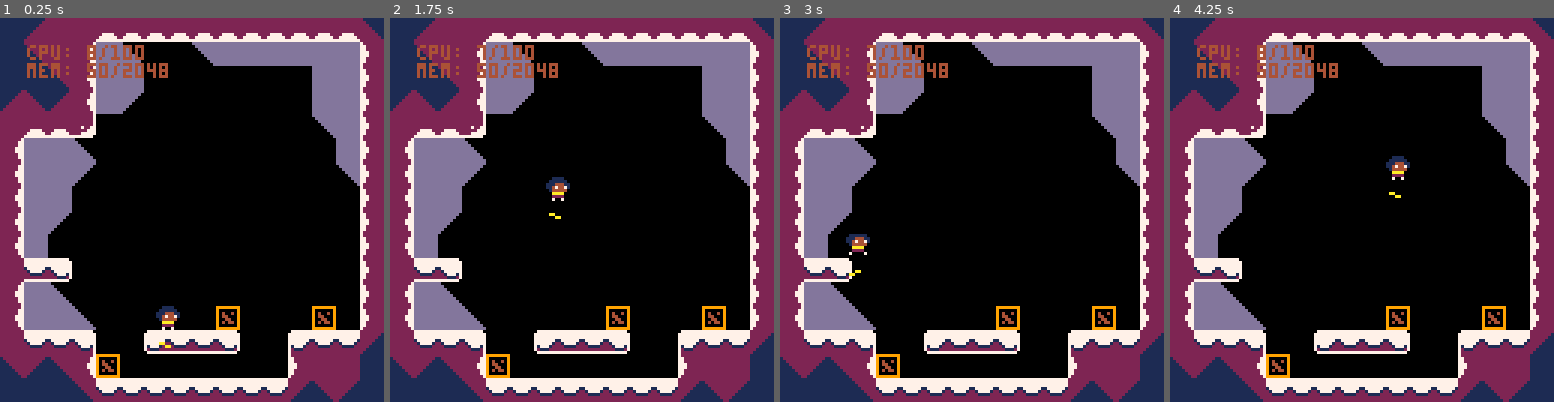
Above: before the commit, frames 1-4 (left to right).
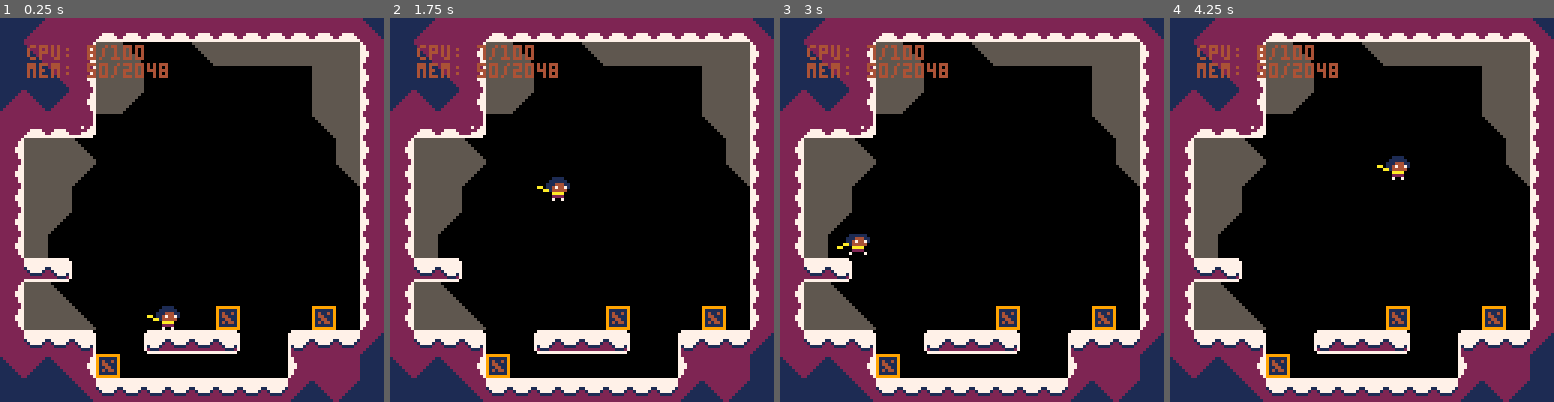
Above: after the commit, the same moments.

Repository: ExOK/Celeste2
Game: PICO-8 cartridge celeste2.p8
Two runs of this game, one before a commit and one after it. Both use one fixed random seed, a clock stepped at 60 frames per second and the inputs below.
Inputs:
- Up to frame 1 (0.25 s): no input
- Up to frame 2 (1.75 s): tap O (Z key) at 0.33, 0.7, 1.43 s; tap X (X key) at 1.07 s
- Up to frame 3 (3 s): hold Left 1.97-2.37 s; tap X (X key) at 2.07, 2.4, 2.73 s; tap O (Z key) at 2.22 s; hold Down 2.42-2.82 s; hold Right from 2.87 s (still down)
- Up to frame 4 (4.25 s): tap X (X key) every 0.33 s from 3.07 to 4.07 s; tap O (Z key) at 3.1, 3.98 s; release Right at 3.53 s; hold Up 3.58-4.08 s; hold Right from 4.13 s (still down)

The runs differ from the first frame. In frame 1, 13% of the frame differs, in the area x 6-94%, y 6-93%; in frame 2, 13%; in frame 3, 13%; in frame 4, 13%.

Commit message:
scarf fix

Diff:
--- a/player.lua
+++ b/player.lua
@@ -66,8 +66,8 @@
 
 	local facing = 1
 	for i=0,3 do
-		local tx = self.x + 4 -facing * 4 - facing * i * 1
-		local ty = self.y + 5 + sin(i * 0.25 + time() * 2)
+		local tx = self.x - facing * 4 - facing * i * 1
+		local ty = self.y - 4 + sin(i * 0.25 + time() * 2)
 		rect(tx, ty, tx, ty, 10)
 	end
 
Not shown, changed: 22 lines of the sprite sheet (__gfx__) section of celeste2.p8
